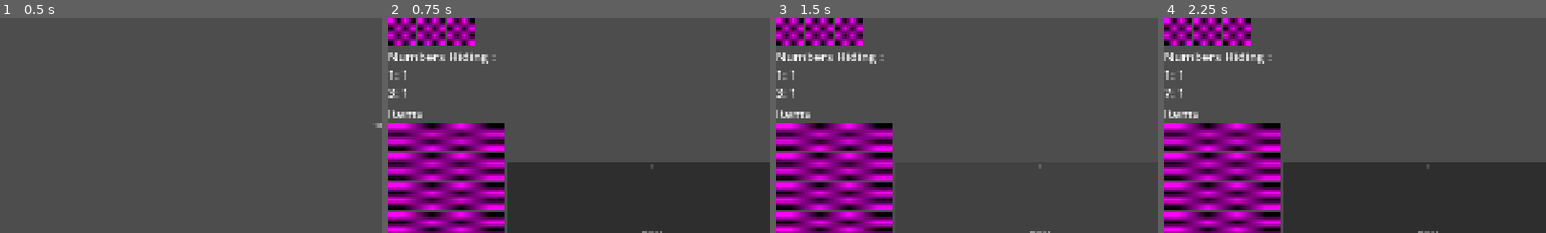
Above: before the commit, frames 1-4 (left to right).
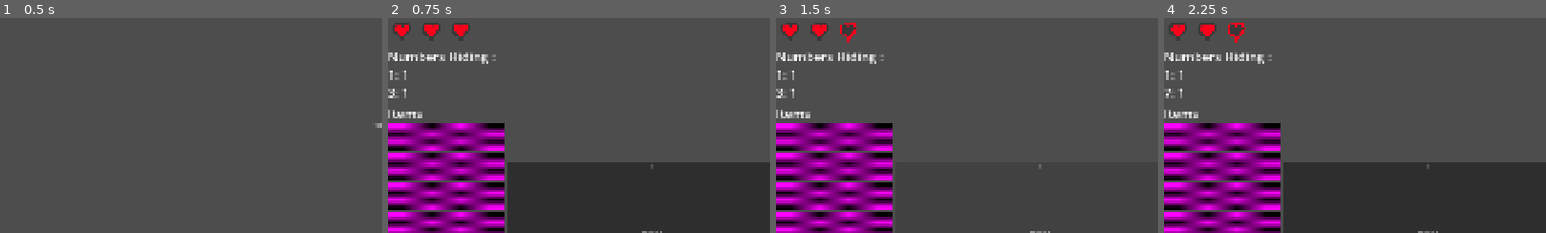
Above: after the commit, the same moments.

Repository: Pappnschlossa/Brackeys-2026.2-Trust-no-one
Game: Godot game, scene res://scenes/global.tscn
Two runs of this game, one before a commit and one after it. Both use one fixed random seed, a clock stepped at 60 frames per second and the inputs below.
Inputs:
- Up to frame 1 (0.5 s): no input
- Up to frame 2 (0.75 s): click "Start" at 0.5 s
- Up to frame 3 (1.5 s): click "Door 1" at 1.25 s
- Up to frame 4 (2.25 s): click "Door 2" at 2 s
The pictures show only the part of the screen within x 0-50%, y 0-50%; the shares and areas given below are measured in that part.

Frame 1 is identical in both runs. In frame 2, 2.8% of the frame differs, in the area x 0-23%, y 0-13%; in frame 3, 2.8%; in frame 4, 2.8%.

Commit message:
Added wobble shader

Diff:
--- a/scenes/left_ui.tscn
+++ b/scenes/left_ui.tscn
@@ -1,6 +1,17 @@
 [gd_scene format=3 uid="uid://c7ylr0khyv7u4"]
 
 [ext_resource type="Script" uid="uid://dq5gotlbymoys" path="res://scripts/left_ui.gd" id="1_4wa6g"]
+[ext_resource type="Texture2D" uid="uid://bfj0g12lm6qkm" path="res://assets/heart_empty_0.png" id="3_lfvck"]
+[ext_resource type="Texture2D" uid="uid://b3hop8qqkgho4" path="res://assets/heart_0.png" id="6_2qjoj"]
+[ext_resource type="Shader" uid="uid://c10ajmawbjloe" path="res://shaders/wobble_shader.gdshader" id="9_bto12"]
+[ext_resource type="Texture2D" uid="uid://d1felggl4g2s3" path="res://shaders/flow_map_1.jpg" id="10_bto12"]
+
+[sub_resource type="ShaderMaterial" id="ShaderMaterial_2qjoj"]
+shader = ExtResource("9_bto12")
+shader_parameter/flowMap = ExtResource("10_bto12")
+shader_parameter/strength = -0.02
+shader_parameter/speed = 5.0
+shader_parameter/frames = 3
 
 [sub_resource type="PlaceholderTexture2D" id="PlaceholderTexture2D_4xkny"]
 
@@ -28,20 +39,56 @@
 [node name="HeartsContainer" type="HBoxContainer" parent="VBoxContainer" unique_id=1487203796]
 layout_mode = 2
 
-[node name="TextureRect" type="TextureRect" parent="VBoxContainer/HeartsContainer" unique_id=457570613]
+[node name="EmptyHeart0" type="TextureRect" parent="VBoxContainer/HeartsContainer" unique_id=457570613]
+unique_name_in_owner = true
+visible = false
+material = SubResource("ShaderMaterial_2qjoj")
 custom_minimum_size = Vector2(70, 70)
 layout_mode = 2
-texture = SubResource("PlaceholderTexture2D_4xkny")
+texture = ExtResource("3_lfvck")
+expand_mode = 4
 
-[node name="TextureRect2" type="TextureRect" parent="VBoxContainer/HeartsContainer" unique_id=1864474393]
+[node name="FullHeart0" type="TextureRect" parent="VBoxContainer/HeartsContainer" unique_id=1881649689]
+unique_name_in_owner = true
+material = SubResource("ShaderMaterial_2qjoj")
 custom_minimum_size = Vector2(70, 70)
 layout_mode = 2
-texture = SubResource("PlaceholderTexture2D_4xkny")
+texture = ExtResource("6_2qjoj")
+expand_mode = 4
 
-[node name="TextureRect3" type="TextureRect" parent="VBoxContainer/HeartsContainer" unique_id=412574200]
+[node name="EmptyHeart1" type="TextureRect" parent="VBoxContainer/HeartsContainer" unique_id=1537971892]
+unique_name_in_owner = true
+visible = false
+material = SubResource("ShaderMaterial_2qjoj")
 custom_minimum_size = Vector2(70, 70)
 layout_mode = 2
-texture = SubResource("PlaceholderTexture2D_4xkny")
+texture = ExtResource("3_lfvck")
+expand_mode = 4
+
+[node name="FullHeart1" type="TextureRect" parent="VBoxContainer/HeartsContainer" unique_id=64041714]
+unique_name_in_owner = true
+material = SubResource("ShaderMaterial_2qjoj")
+custom_minimum_size = Vector2(70, 70)
+layout_mode = 2
+texture = ExtResource("6_2qjoj")
+expand_mode = 4
+
+[node name="EmptyHeart2" type="TextureRect" parent="VBoxContainer/HeartsContainer" unique_id=1824659502]
+unique_name_in_owner = true
+material = SubResource("ShaderMaterial_2qjoj")
+custom_minimum_size = Vector2(70, 70)
+layout_mode = 2
+texture = ExtResource("3_lfvck")
+expand_mode = 4
+
+[node name="FullHeart2" type="TextureRect" parent="VBoxContainer/HeartsContainer" unique_id=1776765500]
+unique_name_in_owner = true
+visible = false
+material = SubResource("ShaderMaterial_2qjoj")
+custom_minimum_size = Vector2(70, 70)
+layout_mode = 2
+texture = ExtResource("6_2qjoj")
+expand_mode = 4
 
 [node name="NumbersHidingText" type="RichTextLabel" parent="VBoxContainer" unique_id=736723458]
 layout_mode = 2
--- a/scenes/levels_map.tscn
+++ b/scenes/levels_map.tscn
@@ -1,6 +1,6 @@
 [gd_scene format=3 uid="uid://dev0ijjb7kua6"]
 
-[ext_resource type="Script" uid="uid://cmkvg8wj5fga5" path="res://scenes/levels_map.gd" id="1_vrh62"]
+[ext_resource type="Script" uid="uid://cmkvg8wj5fga5" path="res://scripts/levels_map.gd" id="1_vrh62"]
 
 [sub_resource type="PlaceholderTexture2D" id="PlaceholderTexture2D_4xkny"]
 
--- a/scenes/shop_scene.tscn
+++ b/scenes/shop_scene.tscn
@@ -1,6 +1,8 @@
 [gd_scene format=3 uid="uid://bswonif37ehh8"]
 
 [ext_resource type="Script" uid="uid://cu6crg1ik4yh1" path="res://scripts/shop_scene.gd" id="1_r1uou"]
+[ext_resource type="PackedScene" uid="uid://c7ylr0khyv7u4" path="res://scenes/left_ui.tscn" id="2_hovpq"]
+[ext_resource type="PackedScene" uid="uid://dev0ijjb7kua6" path="res://scenes/levels_map.tscn" id="3_ykrk4"]
 
 [node name="Shop" type="Control" unique_id=647607696]
 layout_mode = 3
@@ -10,3 +12,84 @@
 grow_horizontal = 2
 grow_vertical = 2
 script = ExtResource("1_r1uou")
+
+[node name="HBoxContainer" type="HBoxContainer" parent="." unique_id=1200104342]
+layout_mode = 1
+anchors_preset = 15
+anchor_right = 1.0
+anchor_bottom = 1.0
+grow_horizontal = 2
+grow_vertical = 2
+
+[node name="LeftUI" parent="HBoxContainer" unique_id=252584194 instance=ExtResource("2_hovpq")]
+layout_mode = 2
+size_flags_horizontal = 3
+size_flags_stretch_ratio = 2.0
+
+[node name="Middle" type="VBoxContainer" parent="HBoxContainer" unique_id=1733368512]
+layout_mode = 2
+size_flags_horizontal = 3
+size_flags_stretch_ratio = 10.0
+
+[node name="Shop" type="Control" parent="HBoxContainer/Middle" unique_id=2138394997]
+layout_mode = 2
+size_flags_vertical = 3
+
+[node name="Text" type="RichTextLabel" parent="HBoxContainer/Middle/Shop" unique_id=1128779040]
+layout_mode = 1
+anchors_preset = 15
+anchor_right = 1.0
+anchor_bottom = 1.0
+grow_horizontal = 2
+grow_vertical = 2
+size_flags_horizontal = 3
+size_flags_vertical = 3
+text = "Shop"
+horizontal_alignment = 1
+vertical_alignment = 1
+
+[node name="DoorsContainer" type="HBoxContainer" parent="HBoxContainer/Middle" unique_id=1472001183]
+layout_mode = 2
+size_flags_vertical = 3
+
+[node name="Door0" type="Control" parent="HBoxContainer/Middle/DoorsContainer" unique_id=3386149]
+layout_mode = 2
+size_flags_horizontal = 3
+
+[node name="Door0Button" type="Button" parent="HBoxContainer/Middle/DoorsContainer/Door0" unique_id=1708511114]
+layout_mode = 1
+anchors_preset = 15
+anchor_right = 1.0
+anchor_bottom = 1.0
+grow_horizontal = 2
+grow_vertical = 2
+size_flags_vertical = 3
+text = "Door 1"
+
+[node name="Door1" type="Control" parent="HBoxContainer/Middle/DoorsContainer" unique_id=558102476]
+visible = false
+layout_mode = 2
+size_flags_horizontal = 3
+
+[node name="Door1Button" type="Button" parent="HBoxContainer/Middle/DoorsContainer/Door1" unique_id=1285730444]
+visible = false
+layout_mode = 1
+anchors_preset = 15
+anchor_right = 1.0
+anchor_bottom = 1.0
+grow_horizontal = 2
+grow_vertical = 2
+size_flags_vertical = 3
+text = "Door 2"
+
+[node name="MarginContainer" type="MarginContainer" parent="HBoxContainer/Middle" unique_id=1880461678]
+layout_mode = 2
+size_flags_vertical = 3
+theme_override_constants/margin_left = 200
+theme_override_constants/margin_right = 200
+
+[node name="Map" parent="HBoxContainer" unique_id=1980888744 instance=ExtResource("3_ykrk4")]
+layout_mode = 2
+size_flags_horizontal = 3
+
+[connection signal="pressed" from="HBoxContainer/Middle/DoorsContainer/Door0/Door0Button" to="." method="_on_shop_exit_door_pressed"]
--- a/scripts/left_ui.gd
+++ b/scripts/left_ui.gd
@@ -5,6 +5,7 @@
 
 func _ready() -> void:
 	money_text.text = "Money: %s" % str(g.money)
+	update_health()
 
 func update_hidden_numbers() -> void:
 	var strings_array : Array[String] = []
@@ -14,3 +15,24 @@
 	while len(strings_array) < 12:
 		strings_array.append("")
 	numbers_hiding_text.text = "Numbers Hiding : %s%s%s%s%s%s%s%s%s%s%s%s" % strings_array
+
+func update_health() -> void:
+	if g.lives == 3:
+		get_node("%FullHeart0").visible = true
+		get_node("%FullHeart1").visible = true
+		get_node("%FullHeart2").visible = true
+	elif g.lives == 2:
+		get_node("%FullHeart0").visible = true
+		get_node("%FullHeart1").visible = true
+		get_node("%FullHeart2").visible = false
+	elif g.lives == 1:
+		get_node("%FullHeart0").visible = true
+		get_node("%FullHeart1").visible = false
+		get_node("%FullHeart2").visible = false
+	else:
+		get_node("%FullHeart0").visible = false
+		get_node("%FullHeart1").visible = false
+		get_node("%FullHeart2").visible = false
+	get_node("%EmptyHeart0").visible = !get_node("%FullHeart0").visible
+	get_node("%EmptyHeart1").visible = !get_node("%FullHeart1").visible
+	get_node("%EmptyHeart2").visible = !get_node("%FullHeart2").visible
--- a/scripts/level_scene.gd
+++ b/scripts/level_scene.gd
@@ -275,10 +275,14 @@
 
 func wrong_door(door_id : int) -> void:
 	g.lives -= 1
+	left_ui.update_health()
 
 func transition_to_next_level() -> void:
 	g.level += 1
 	for id in range(len(number_guesses)):
 		if numbers[id].val == number_guesses[id]:
 			g.money += 1
-	change_scene.emit("level_scene")
+	if g.level%10 == 0:
+		change_scene.emit("shop_scene")
+	else:
+		change_scene.emit("level_scene")
--- a/scripts/shop_scene.gd
+++ b/scripts/shop_scene.gd
@@ -11,3 +11,7 @@
 # Called every frame. 'delta' is the elapsed time since the previous frame.
 func _process(delta: float) -> void:
 	pass
+
+
+func _on_shop_exit_door_pressed() -> void:
+	change_scene.emit("level_scene")
--- /dev/null
+++ b/shaders/wobble_shader.gdshader
@@ -0,0 +1,28 @@
+shader_type canvas_item;
+
+uniform sampler2D flowMap; //Displacement map
+uniform float strength;    //Force of the effect
+uniform float speed;       //Speed of the effect
+uniform int frames : hint_range(1, 10); //Frames of the effect
+
+//Returns a value between 0 and 1 depending of the frames -> exemple: frames = 4, frame 1 = 0.25
+float clock(float time){
+	float fframes = float(frames);
+	return floor(mod(time * speed, fframes)) / fframes;
+}
+
+void fragment(){
+	float c = clock(TIME); //Get clock frame
+	vec4 offset = texture(flowMap, vec2(UV.x + c, UV.y + c)) * strength; //Get offset
+	//COLOR = texture(TEXTURE, vec2(UV.x,UV.y) + normal.xy); //Apply offset
+	COLOR = texture(TEXTURE, vec2(UV.x,UV.y) + offset.xy - vec2(0.5,0.5)*strength); //We need to remove the displacement
+}
+
+
+// TEST CLOCK
+/*
+void fragment(){
+	float c = clock(TIME);
+	COLOR = vec4( c, c, c, 1);
+}
+*/
Binary file added: assets/heart_0.png
Not shown, added: assets/heart_0.png.import
Binary file added: assets/heart_empty_0.png
Not shown, added: assets/heart_empty_0.png.import
Renamed: scenes/levels_map.gd -> scripts/levels_map.gd
Renamed: scenes/levels_map.gd.uid -> scripts/levels_map.gd.uid
Binary file added: shaders/flow_map_0.jpg
Not shown, added: shaders/flow_map_0.jpg.import
Binary file added: shaders/flow_map_1.jpg
Not shown, added: shaders/flow_map_1.jpg.import
Binary file added: shaders/flow_map_2.png
Not shown, added: shaders/flow_map_2.png.import
(and 1 more such lines)
